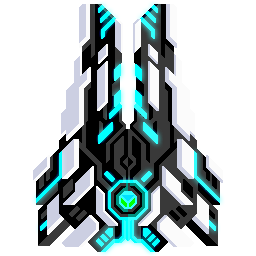
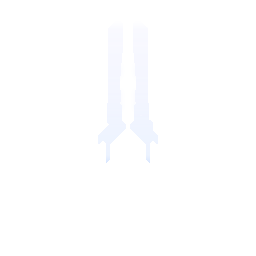
Comparing the layer stacks of the two w=256, h=256 images. Changes:
added group "HEAT" with 1 layers above "MAIN" over <box>98,12,158,163</box>
added layer "渐变填充 1" in group "HEAT" over <box>98,12,158,163</box>
moved "图层 2" into group "MAIN" over <box>36,5,220,252</box>
moved "图层 1" into group "MAIN" over <box>33,4,223,252</box>
